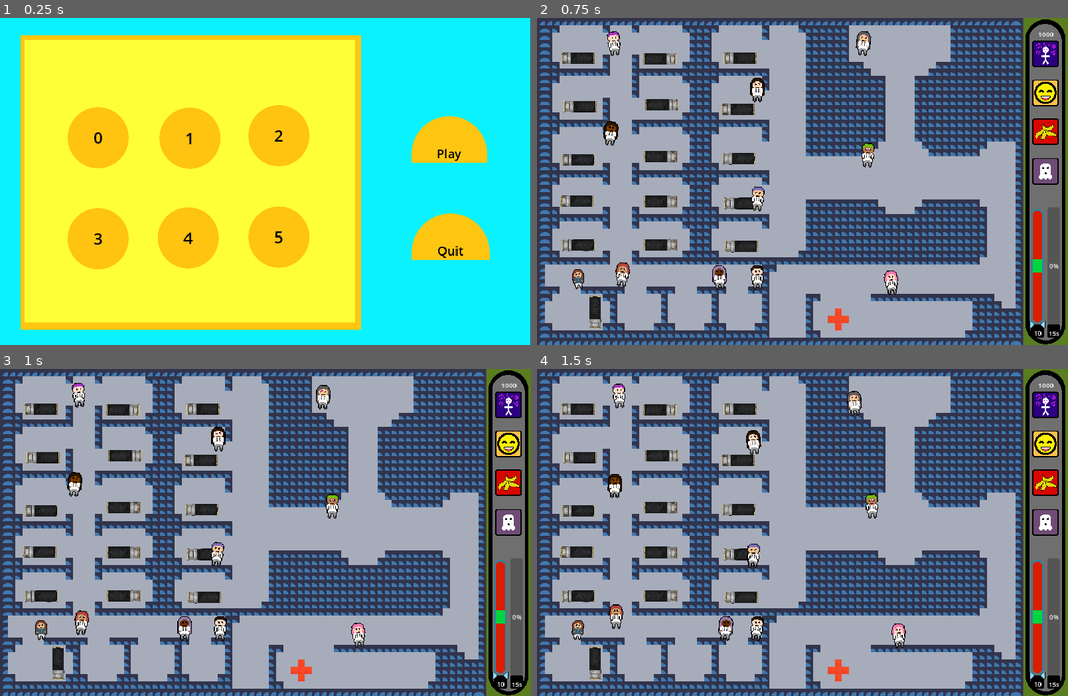
Above: before the commit, frames 1-4 (two rows, left to right).
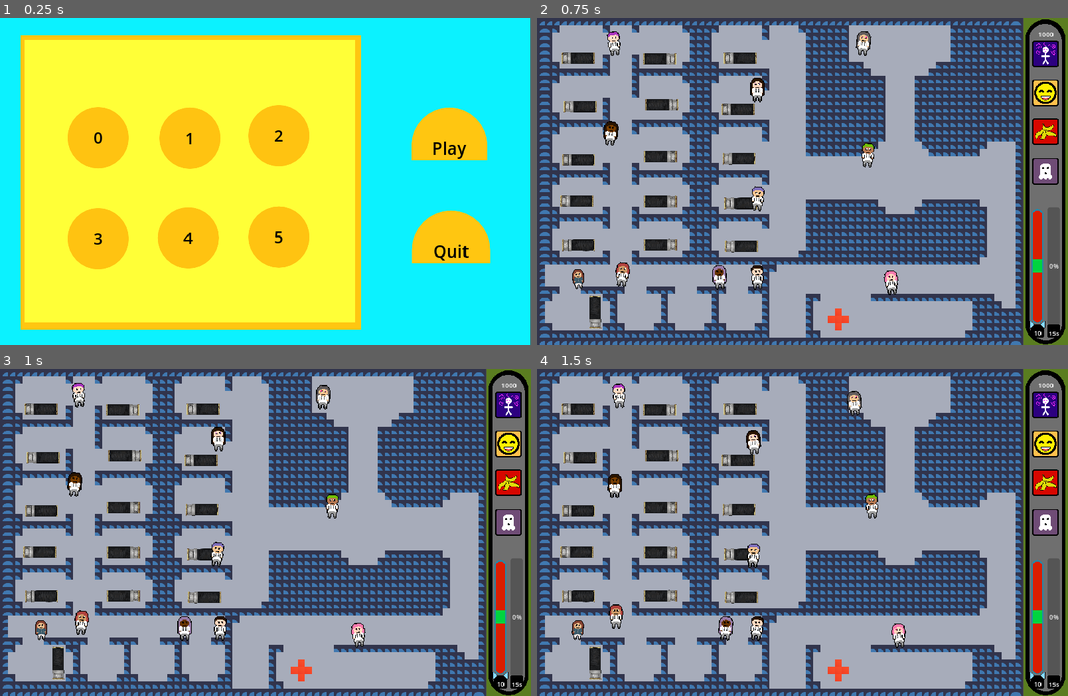
Above: after the commit, the same moments.

Repository: Cax36940/LOLdemic
Game: Godot game, scene res://main.tscn
Two runs of this game, one before a commit and one after it. Both use one fixed random seed, a clock stepped at 60 frames per second and the inputs below. The engine's default icon, where the game draws it, is replaced by a stand-in: a white triangle on a blue panel in a dark square.
Inputs (mouse positions are in pixels of both pictures, inside the frame that each line leads up to):
- Up to frame 1 (0.25 s): no input
- Up to frame 2 (0.75 s): click "Play" at 0.5 s
- Up to frame 3 (1 s): no input
- Up to frame 4 (1.5 s): move the mouse to (754, 627) at 1.27 s; hold D (right) from 1.28 s (still down); tap Keypad 0 (num0) at 1.35 s; click (754, 627) at 1.42 s

The runs differ from the first frame. In frame 1, 1.1% of the frame differs, in the area x 77-93%, y 27-75%; in frame 2, nothing differs; in frame 3, nothing differs; in frame 4, nothing differs.

Commit message:
modified first menu and add between levels

Diff:
--- /dev/null
+++ b/Menu/Between_levels.tscn
@@ -0,0 +1,68 @@
+[gd_scene load_steps=2 format=3 uid="uid://b3ppulo7iiwfb"]
+
+[ext_resource type="Theme" uid="uid://febop71prism" path="res://Menu/menu_ui.tres" id="1_8qkfg"]
+
+[node name="BetweenLevels" type="Control"]
+layout_mode = 3
+anchors_preset = 15
+anchor_right = 1.0
+anchor_bottom = 1.0
+grow_horizontal = 2
+grow_vertical = 2
+
+[node name="CanvasLayer" type="CanvasLayer" parent="."]
+
+[node name="ColorRect" type="ColorRect" parent="CanvasLayer"]
+offset_right = 1299.0
+offset_bottom = 800.0
+color = Color(0.0431373, 0.94902, 1, 1)
+metadata/_edit_use_anchors_ = true
+
+[node name="ColorRect" type="ColorRect" parent="CanvasLayer/ColorRect"]
+layout_mode = 1
+anchors_preset = 8
+anchor_left = 0.5
+anchor_top = 0.5
+anchor_right = 0.5
+anchor_bottom = 0.5
+offset_left = -326.5
+offset_top = -398.5
+offset_right = 326.5
+offset_bottom = 398.5
+grow_horizontal = 2
+grow_vertical = 2
+color = Color(1, 1, 0.215686, 1)
+
+[node name="NextButton" type="Button" parent="CanvasLayer"]
+anchors_preset = 7
+anchor_left = 0.5
+anchor_top = 1.0
+anchor_right = 0.5
+anchor_bottom = 1.0
+offset_left = -140.0
+offset_top = -283.0
+offset_right = 136.0
+offset_bottom = -157.0
+grow_horizontal = 2
+grow_vertical = 0
+size_flags_horizontal = 4
+size_flags_vertical = 8
+theme = ExtResource("1_8qkfg")
+theme_override_font_sizes/font_size = 36
+text = "Next"
+
+[node name="RichTextLabel" type="RichTextLabel" parent="CanvasLayer"]
+anchors_preset = 8
+anchor_left = 0.5
+anchor_top = 0.5
+anchor_right = 0.5
+anchor_bottom = 0.5
+offset_left = -142.0
+offset_top = -185.0
+offset_right = 143.0
+offset_bottom = -99.0
+grow_horizontal = 2
+grow_vertical = 2
+theme_override_colors/default_color = Color(0, 0, 0, 1)
+theme_override_font_sizes/normal_font_size = 55
+text = "Congrats !"
--- a/Menu/menu.tscn
+++ b/Menu/menu.tscn
@@ -59,12 +59,13 @@
 anchor_right = 0.5
 anchor_bottom = 0.5
 offset_left = 357.0
-offset_top = -159.0
+offset_top = -181.0
 offset_right = 543.0
-offset_bottom = -47.0
+offset_bottom = -53.0
 grow_horizontal = 2
 grow_vertical = 2
 theme = ExtResource("2_o7235")
+theme_override_font_sizes/font_size = 42
 text = "Play"
 
 [node name="Button2" type="Button" parent="CanvasLayer"]
@@ -73,13 +74,14 @@
 anchor_top = 0.5
 anchor_right = 0.5
 anchor_bottom = 0.5
-offset_left = 357.0
-offset_top = 79.0
-offset_right = 549.0
-offset_bottom = 191.0
+offset_left = 358.0
+offset_top = 71.0
+offset_right = 550.0
+offset_bottom = 199.0
 grow_horizontal = 2
 grow_vertical = 2
 theme = ExtResource("2_o7235")
+theme_override_font_sizes/font_size = 42
 text = "Quit"
 
 [node name="ButtonLevel0" type="Button" parent="CanvasLayer"]
